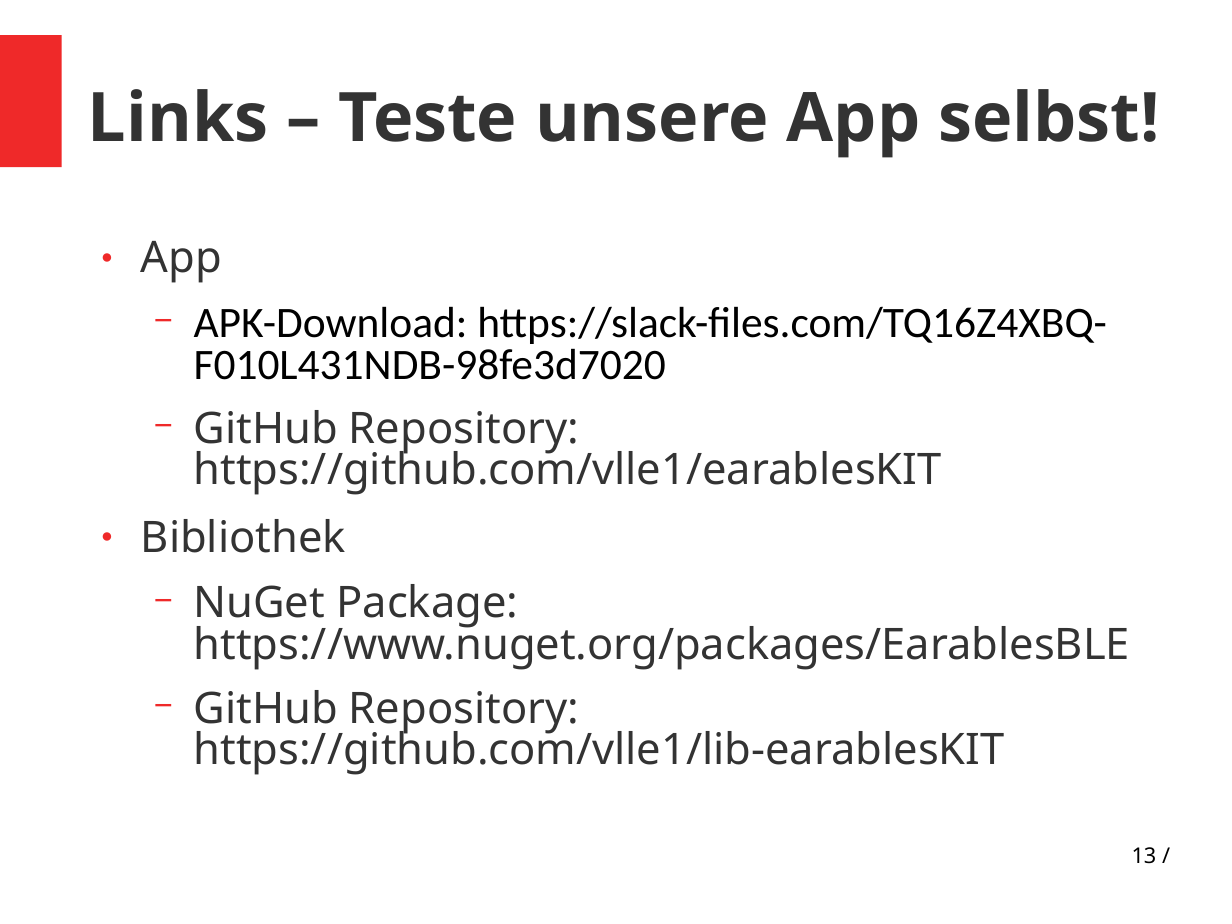
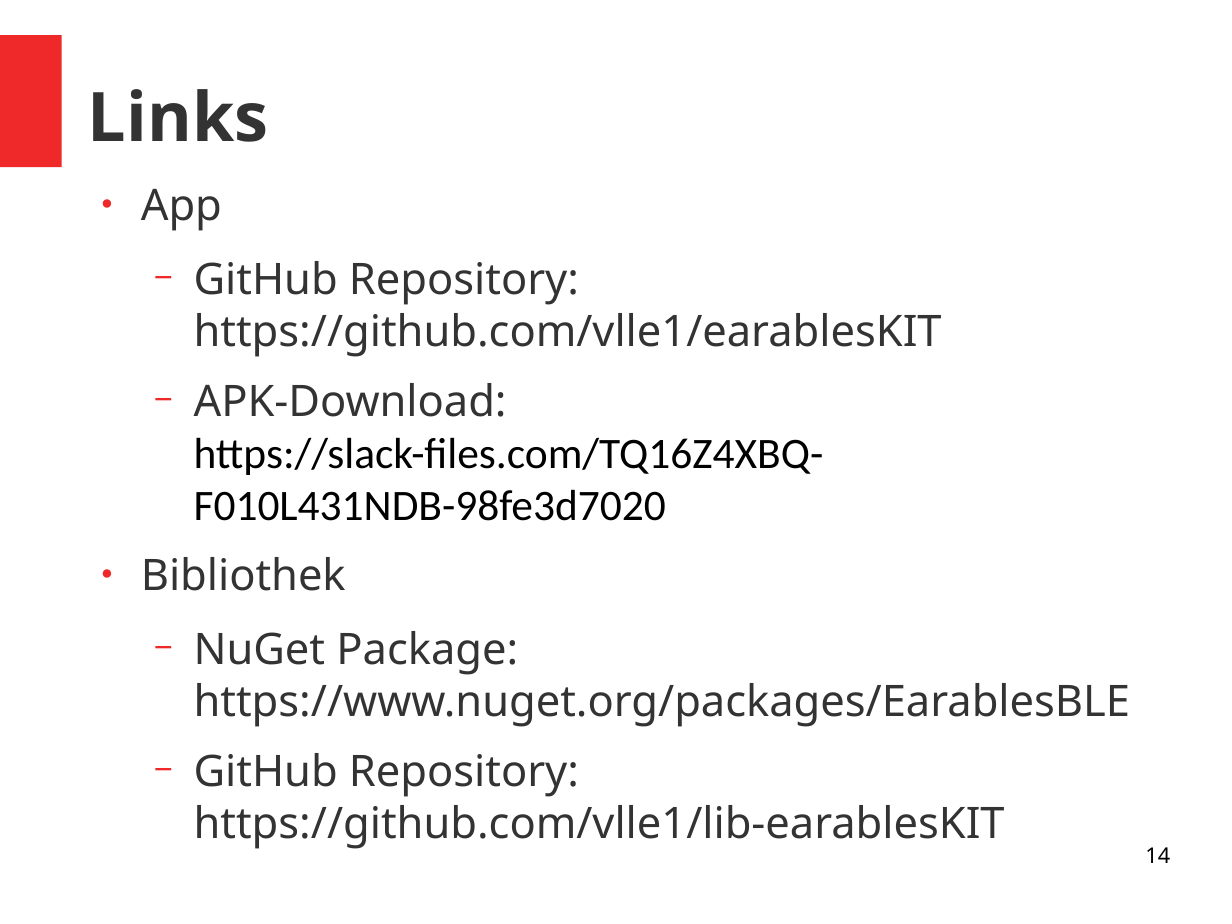
Before and after one commit to vlle1/dokumente-earablesKIT, a slide deck: slide 14 of Abschlusspräsi/Abschlusspräsi.odp (slide 13 before the commit). Drawn at 1232x924 pixels with LibreOffice and Linux fonts; fonts in the diff are those of the drawing. Boxes give left, top, right and bottom in pixels: in the first picture for what was removed or moved away, otherwise in the second. Text is boxed around its words. In the diff, an @@ line names an element or a change of style, - is before the commit and + after.

```diff
--- a/Abschlusspräsi/Abschlusspräsi.odp
+++ b/Abschlusspräsi/Abschlusspräsi.odp
@@ title at (88, 89, 269, 142): text changed @@
-Links – Teste unsere App selbst!
+Links
@@ text "App": place and size @@
-text "App" at (141, 241, 1130, 775)
+text "App" at (141, 189, 1130, 849)
@@ text at (141, 189, 1130, 849): font Calibri to Noto Sans, text colour #000000 to #333333 in "APK-Download:"; indent changed; line spacing 0.9 to 1; line spacing 0.8 to 1; less space between paragraphs @@
@@ text at (194, 261, 942, 357): paragraph added @@
+  − GitHub Repository: https://github.com/vlle1/earablesKIT
@@ text at (194, 410, 942, 495): paragraph removed @@
-  − GitHub Repository: https://github.com/vlle1/earablesKIT
@@ page number at (1145, 847, 1170, 863): text changed @@
-13 /
+14
```
Also in this commit, not shown: 8 other slides changed, 6 slides added, 4 slides removed, 3 other files.
